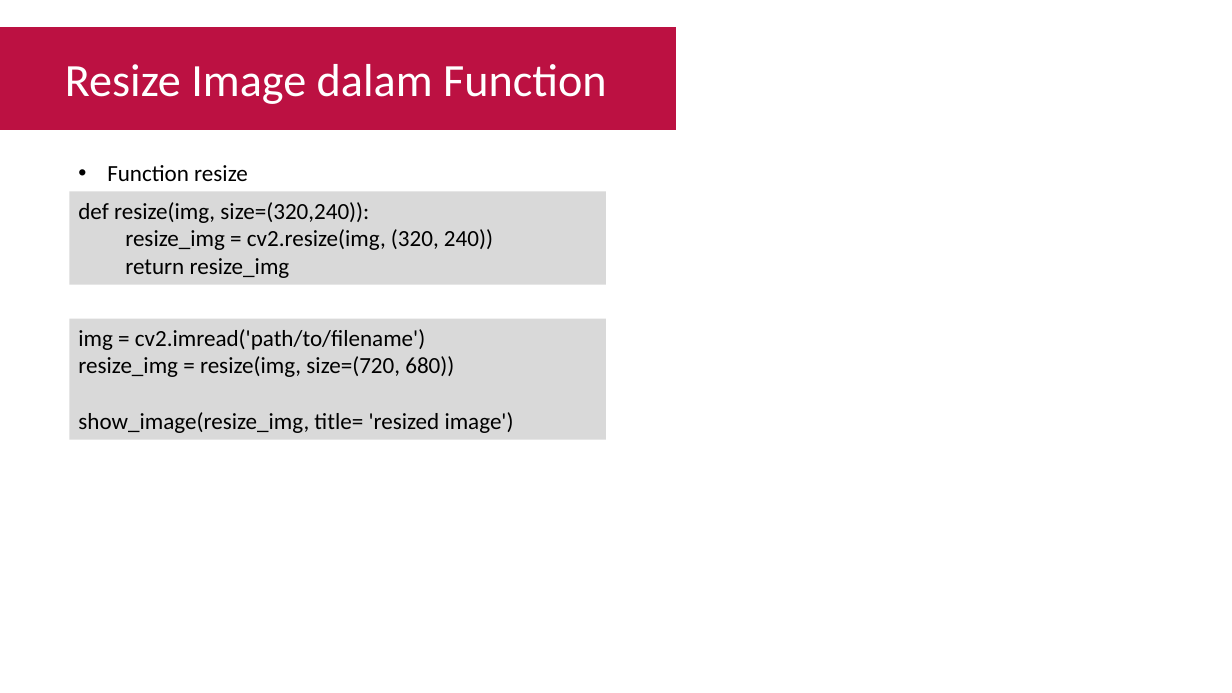
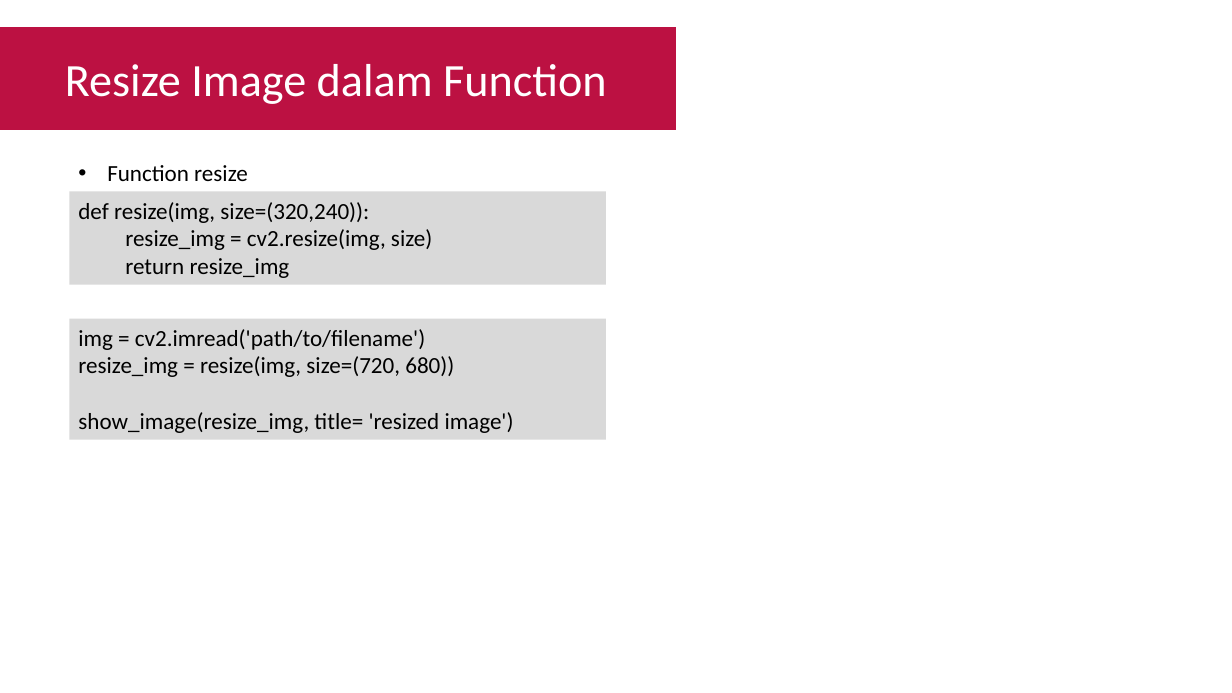
Before and after one commit to Muhammad-Yunus/Materi-Training, a slide deck: slide 13 of A. Raspberry Pi - Image Processing/#6 - Computer Vision Part 2 (Crop, Resize, Convert Color)/P6 - Computer Vision Part 2 (Crop, Resize, Convert Color).pptx (slide 11 before the commit). Drawn at 1232x693 pixels with LibreOffice and Linux fonts; fonts in the diff are those of the drawing. Boxes give left, top, right and bottom in pixels: in the first picture for what was removed or moved away, otherwise in the second. Text is boxed around its words. In the diff, an @@ line names an element or a change of style, - is before the commit and + after.

```diff
--- a/A. Raspberry Pi - Image Processing/#6 - Computer Vision Part 2 (Crop, Resize, Convert Color)/P6 - Computer Vision Part 2 (Crop, Resize, Convert Color).pptx
+++ b/A. Raspberry Pi - Image Processing/#6 - Computer Vision Part 2 (Crop, Resize, Convert Color)/P6 - Computer Vision Part 2 (Crop, Resize, Convert Color).pptx
@@ text in rectangle at [125, 229, 432, 250]: text changed @@
-resize_img = cv2.resize(img, (320, 240))
+resize_img = cv2.resize(img, size)
```
Also in this commit, not shown: 5 other slides changed, 2 slides added, 1 other file.
